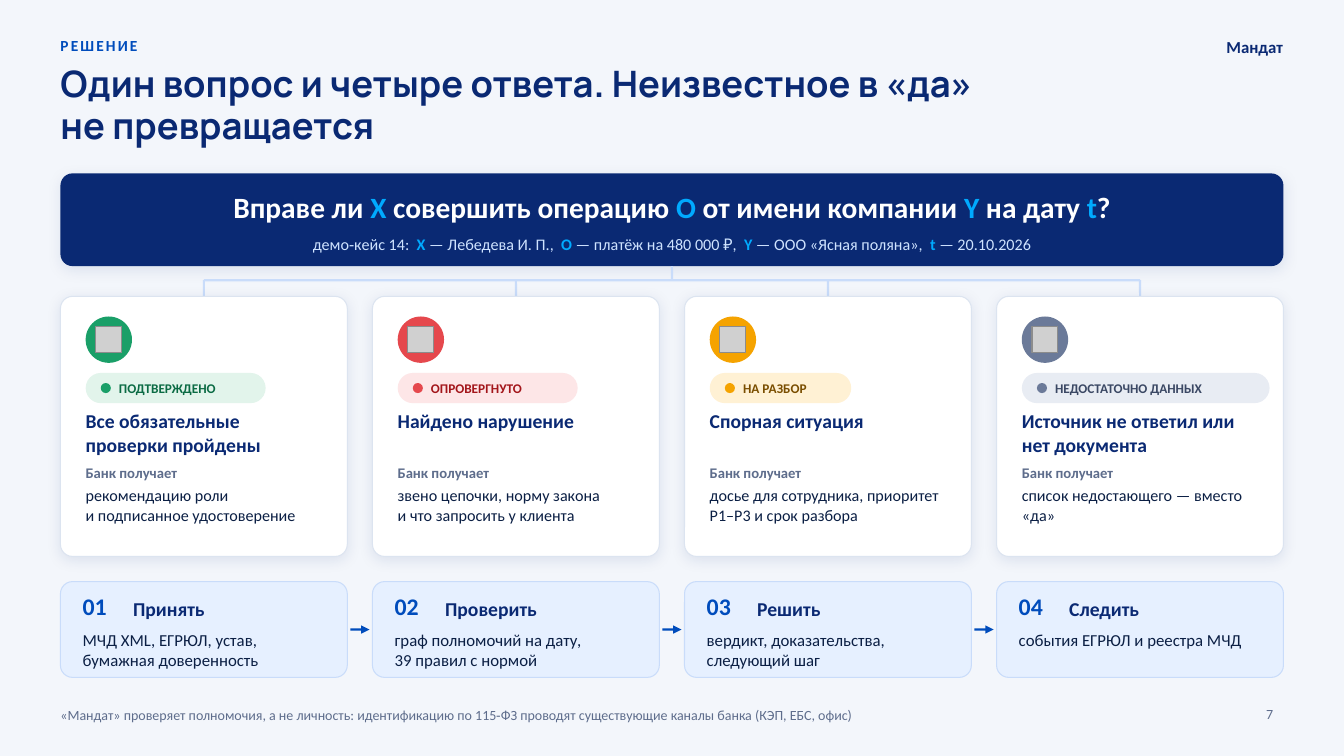
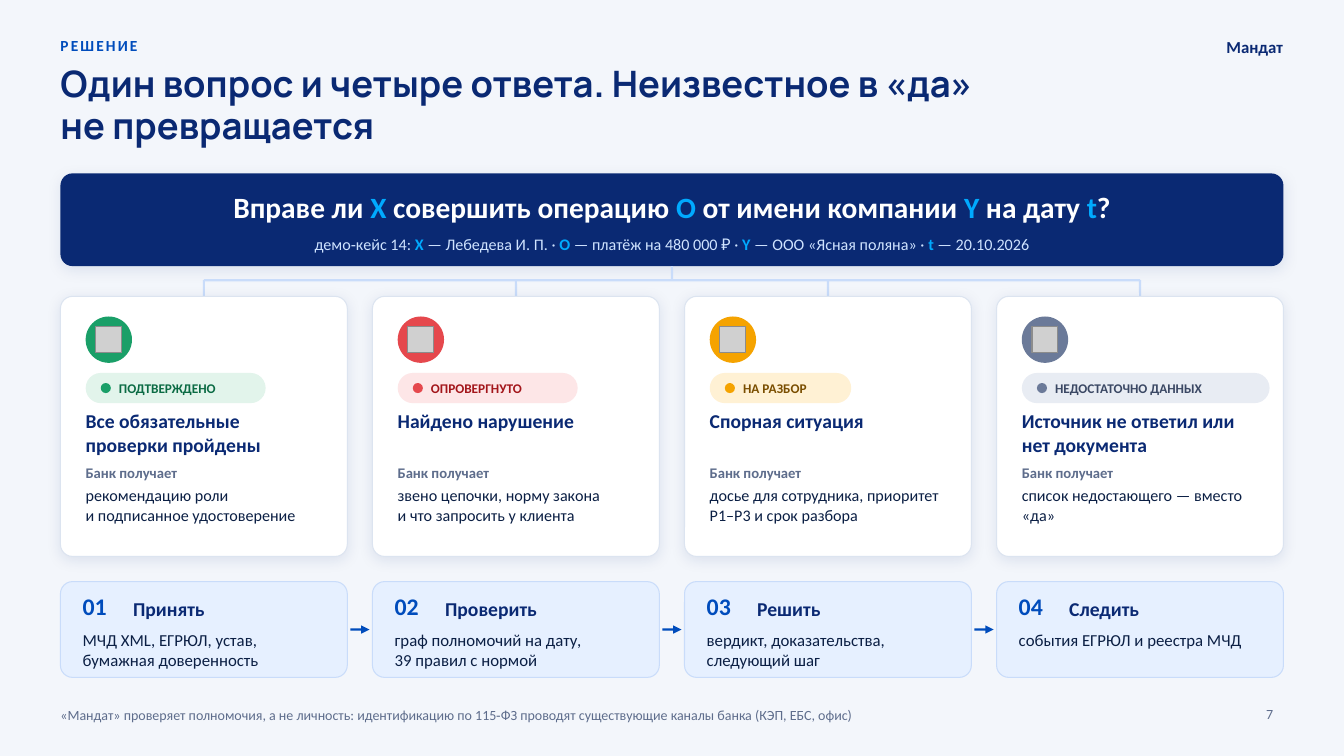
Before and after one commit to KonkovDV/Mandat, a slide deck: slide 7 of submission/slides/Mandat_VTB.pptx. Drawn at 1344x756 pixels with LibreOffice and Linux fonts; fonts in the diff are those of the drawing; grey boxes stand for pictures; background and template pictures are left out. Boxes give left, top, right and bottom in pixels: in the first picture for what was removed or moved away, otherwise in the second. Text is boxed around its words. In the diff, an @@ line names an element or a change of style, - is before the commit and + after.

```diff
--- a/submission/slides/Mandat_VTB.pptx
+++ b/submission/slides/Mandat_VTB.pptx
@@ text at [315, 239, 1029, 253]: text changed @@
-демо‑кейс 14: X — Лебедева И. П., O — платёж на 480 000 ₽, Y — ООО «Ясная поляна», t — 20.10.2026
+демо‑кейс 14: X — Лебедева И. П. · O — платёж на 480 000 ₽ · Y — ООО «Ясная поляна» · t — 20.10.2026
```
Also in this commit, not shown: 7 other slides changed, 23 other files.
